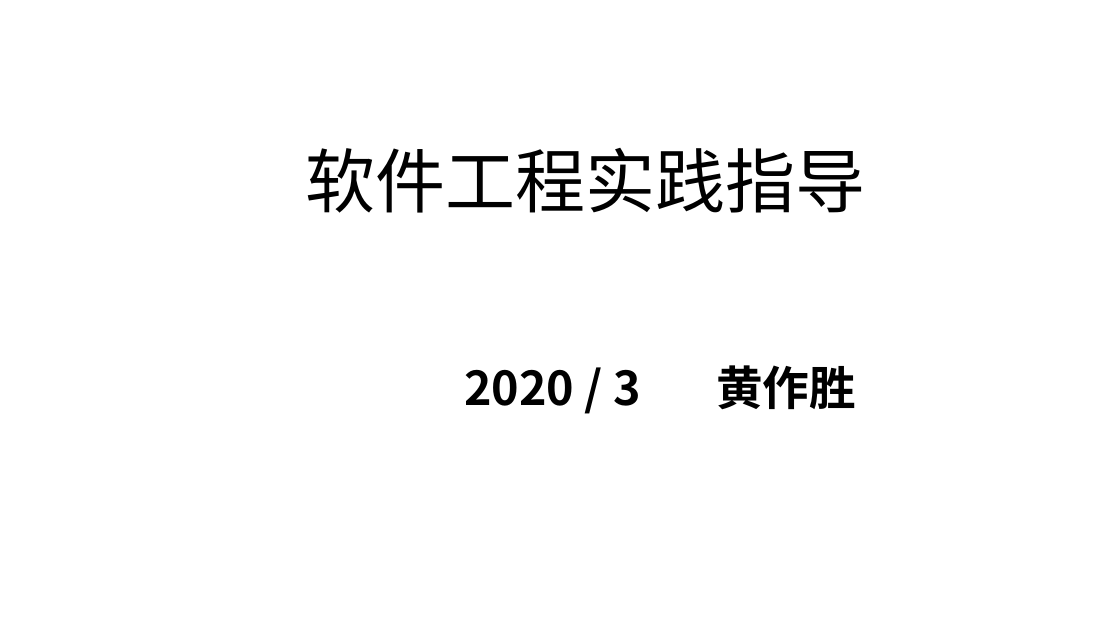
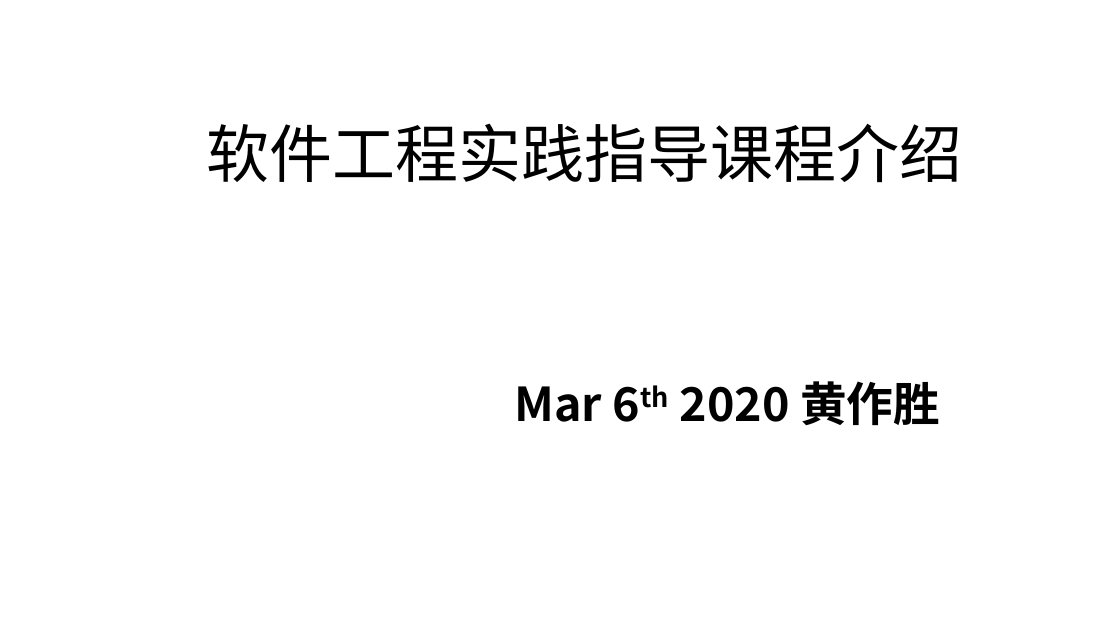
Before and after one commit to zuoshenghuang/curriculum, a slide deck: slide 1 of software/Ch_0_main.pptx. Drawn at 1120x630 pixels with LibreOffice and Linux fonts; fonts in the diff are those of the drawing; background and template pictures are left out. Boxes give left, top, right and bottom in pixels: in the first picture for what was removed or moved away, otherwise in the second. Text is boxed around its words. In the diff, an @@ line names an element or a change of style, - is before the commit and + after.

```diff
--- a/software/Ch_0_main.pptx
+++ b/software/Ch_0_main.pptx
@@ title at (206, 123, 962, 183): text changed; size 60 to 54 pt @@
-软件工程实践指导
+软件工程实践指导课程介绍
@@ text at (515, 381, 940, 426): text changed @@
-2020 / 3 黄作胜
+Mar 6th 2020 黄作胜
```
Also in this commit, not shown: 5 other slides changed, 6 slides added, 1 slide removed, 7 other files.
